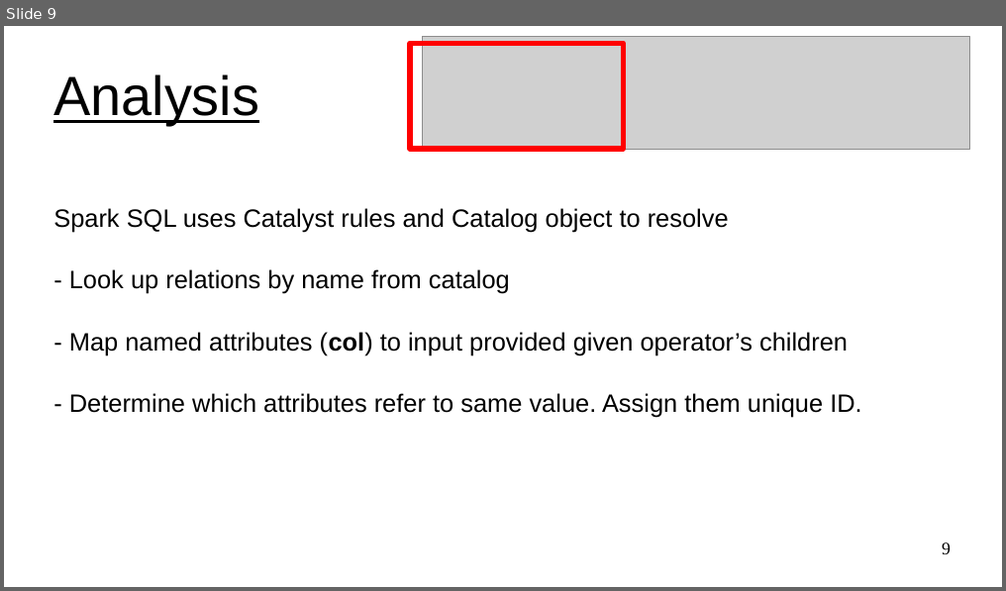
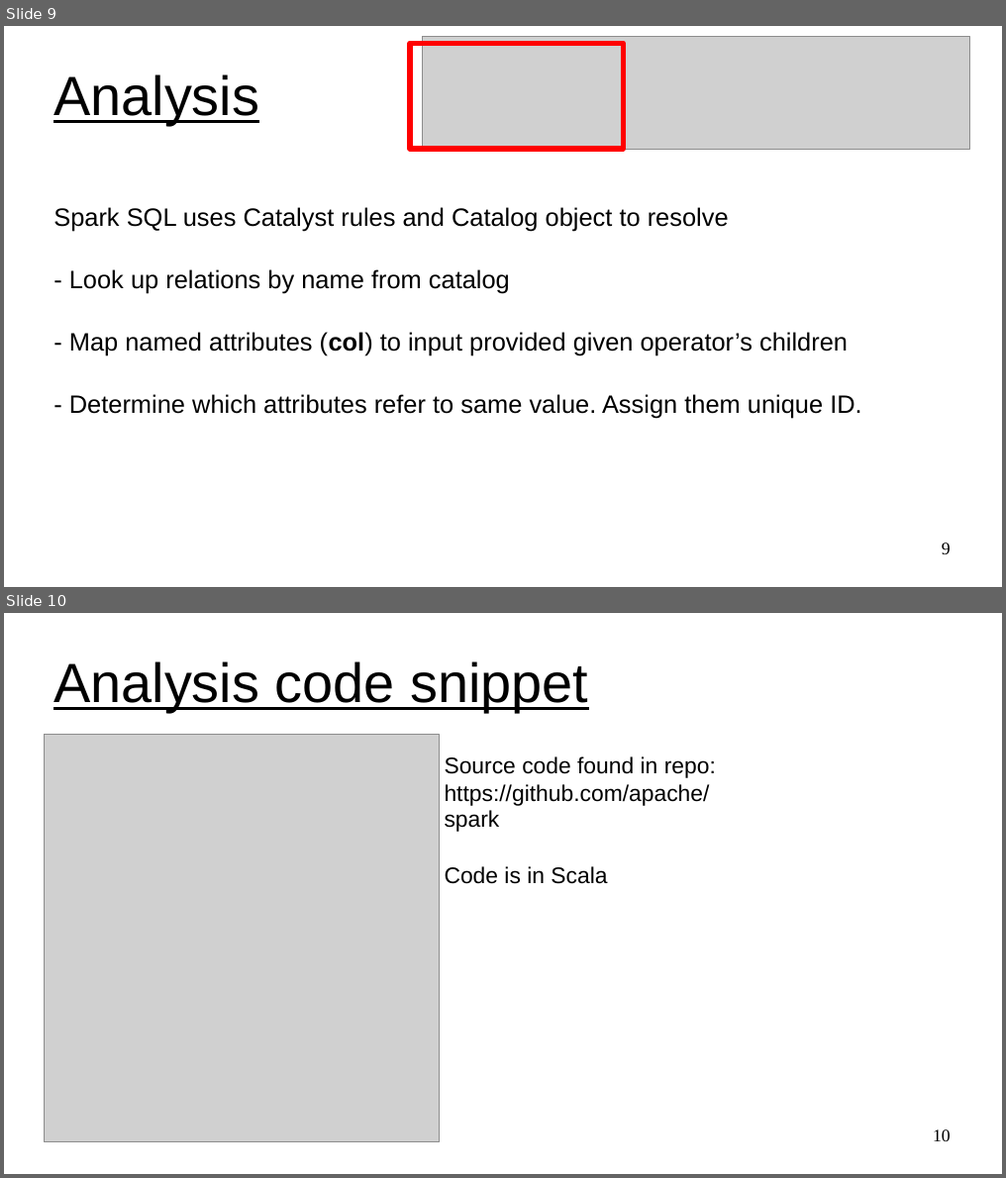
Before and after one commit to UVADS/distributed_computing, a slide deck: 03_dataframes_and_spark_sql/content_catalyst_optimizer/catalyst_optimizer_for_spark_sql.ppt. Shown one above the other, each under a label of ours: slide 9 before the commit, slides 9 and 10 after it. The pictures are 1006x591 and 1006x1178 pixels, drawn with LibreOffice and Linux fonts; fonts in the diff are those of the drawing; grey boxes stand for pictures. Boxes give left, top, right and bottom in pixels: in the first picture for what was removed or moved away, otherwise in the second. Text is boxed around its words. In the diff, an @@ line names an element or a change of style, - is before the commit and + after.

```diff
--- a/03_dataframes_and_spark_sql/content_catalyst_optimizer/catalyst_optimizer_for_spark_sql.ppt
+++ b/03_dataframes_and_spark_sql/content_catalyst_optimizer/catalyst_optimizer_for_spark_sql.ppt
@@ slide 10 added at <box>4,613,1002,1174</box>, background #FFFFFF @@
@@ title added at <box>54,662,588,712</box>, 44 pt, text #000000, underline @@
+Analysis code snippet
@@ picture added at <box>44,735,440,1143</box> @@
@@ text added at <box>445,757,716,884</box>, 18 pt, text #000000 @@
+Source code found in repo:
+https://github.com/apache/spark
+Code is in Scala
@@ page number added at <box>933,1130,950,1142</box>, 14 pt, text #000000 @@
+10
```
Also in this commit, not shown: 4 slides changed, 4 other slides added, 1 slide removed, 1 other file.
